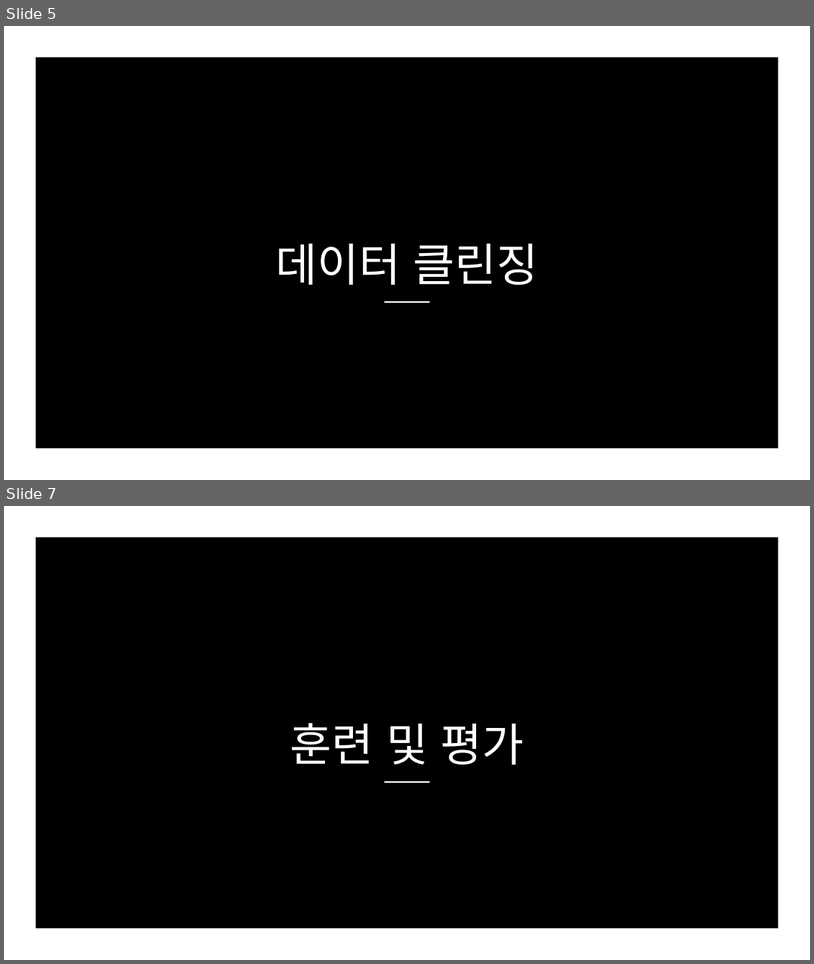
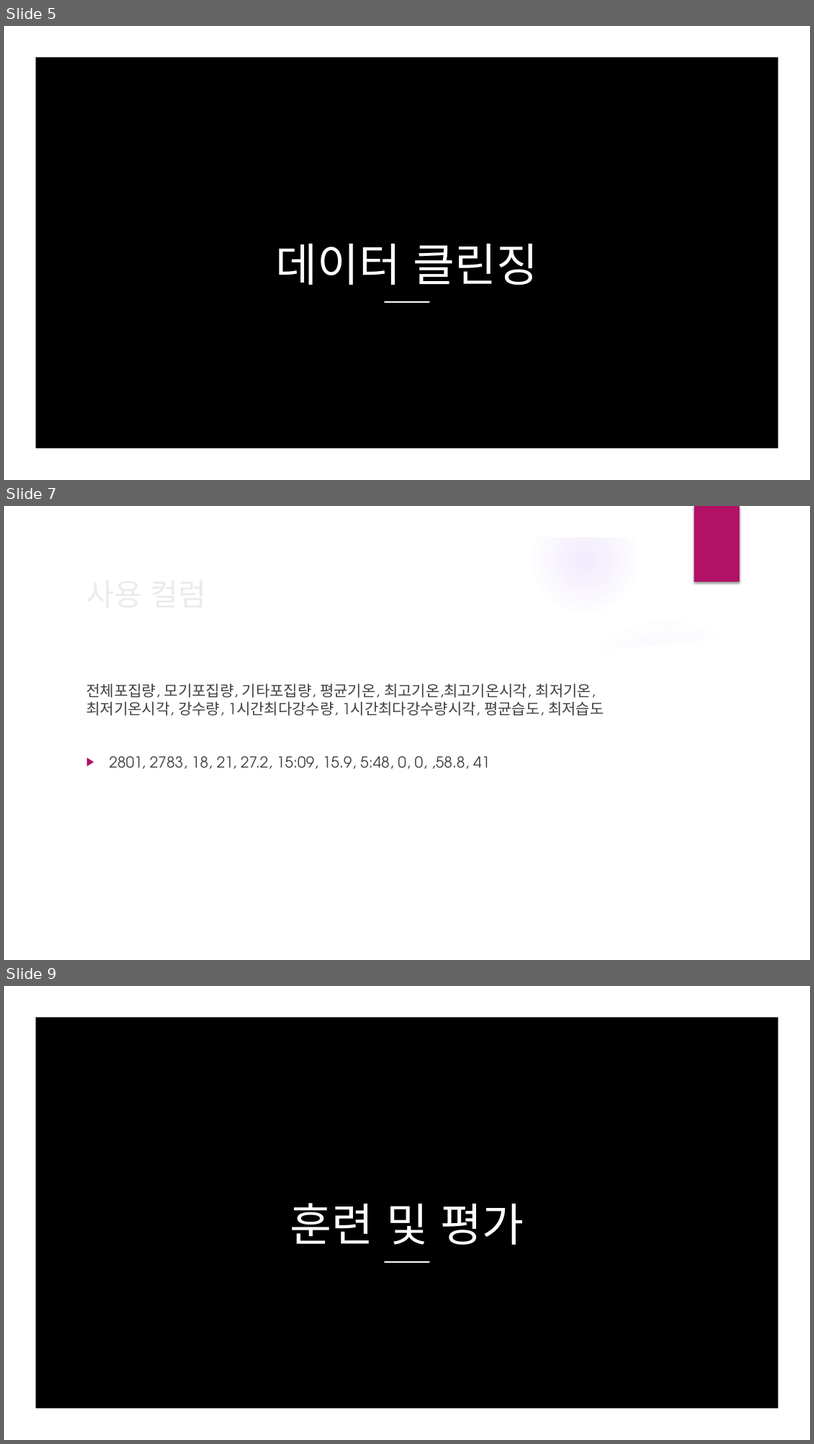
Before and after one commit to ZustPlay/mos_cnt, a slide deck: 기말 프로젝트 발표.pptx. Shown one above the other, each under a label of ours: slides 5 and 7 before the commit, slides 5, 7 and 9 after it; the slides between them are not shown. The pictures are 814x964 and 814x1444 pixels, drawn with LibreOffice and Linux fonts; fonts in the diff are those of the drawing; background and template pictures are left out. Boxes give left, top, right and bottom in pixels: in the first picture for what was removed or moved away, otherwise in the second. Text is boxed around its words. In the diff, an @@ line names an element or a change of style, - is before the commit and + after.

```diff
--- a/기말 프로젝트 발표.pptx
+++ b/기말 프로젝트 발표.pptx
@@ slide 7 added at [4, 506, 810, 960], background picture (left out); not listed: 4 template elements that a slide beside it also shows @@
@@ group added at [4, 506, 810, 960]: 3 freeform shapes, 1 ellipse @@
@@ rectangle added at [694, 506, 740, 582], fill #B31166 @@
@@ title added at [80, 570, 660, 617], 36 pt, text #EBEBEB @@
+사용 컬럼
@@ text added at [86, 683, 604, 769], 18 pt, text #404040 @@
+전체포집량, 모기포집량, 기타포집량, 평균기온, 최고기온,최고기온시각, 최저기온, 최저기온시각, 강수량, 1시간최다강수량, 1시간최다강수량시각, 평균습도, 최저습도
+▶ 2801, 2783, 18, 21, 27.2, 15:09, 15.9, 5:48, 0, 0, ,58.8, 41
@@ what was slide 7 is now slide 9 @@
```
Also in this commit, not shown: 1 other slide added.
